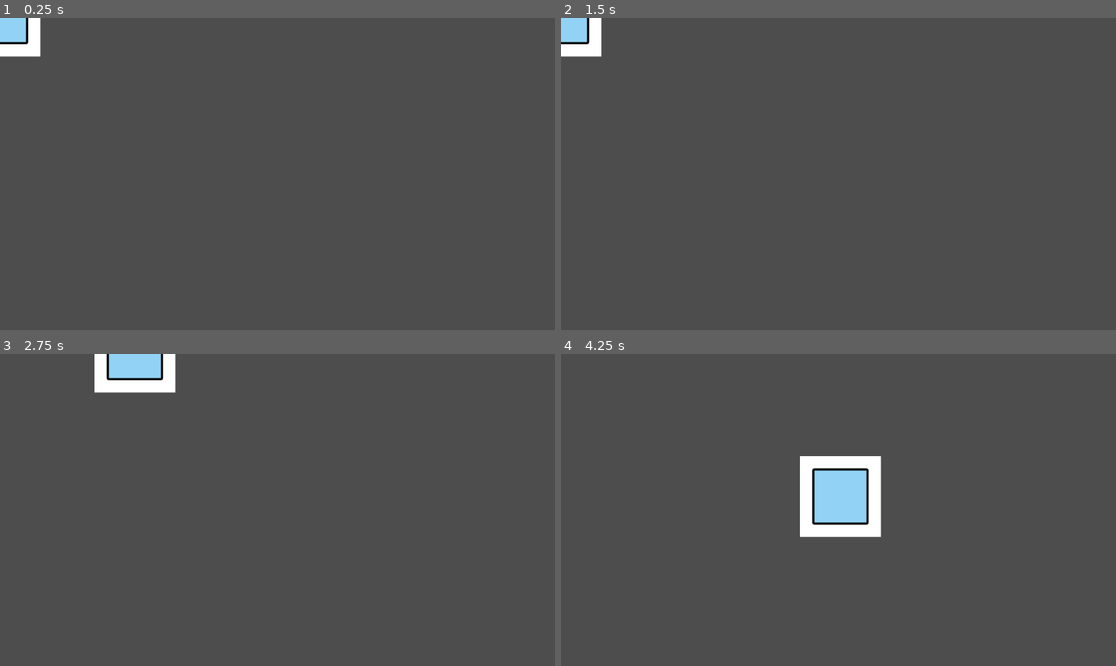
Above: before the commit, frames 1-4 (two rows, left to right).
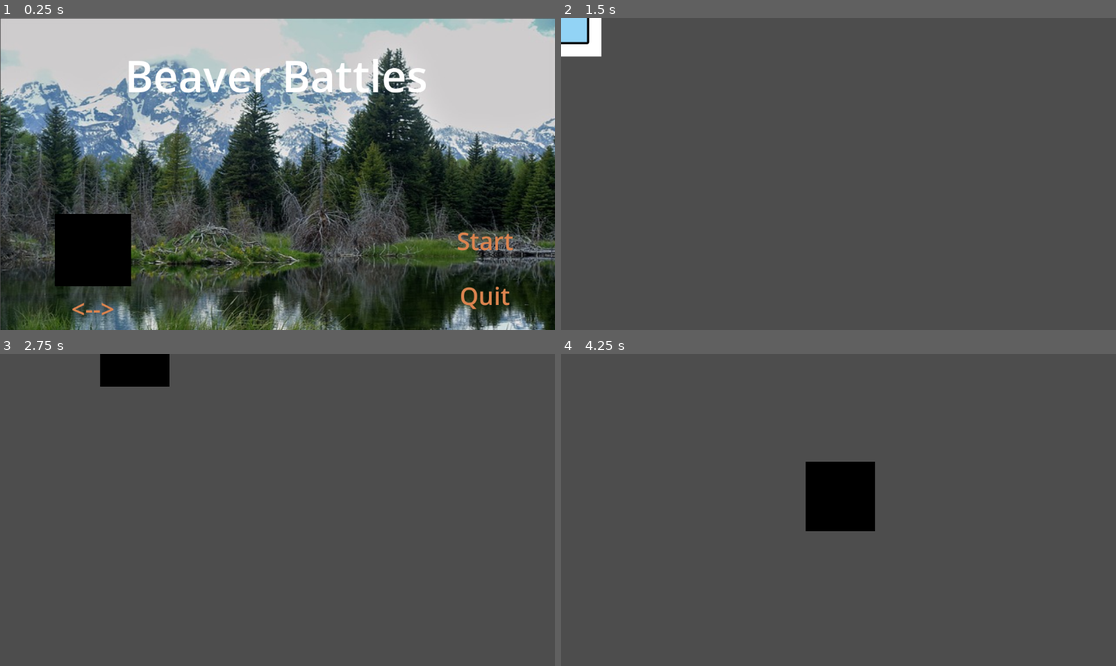
Above: after the commit, the same moments.

Repository: BigWing06/CS3-CapstoneProject
Game: Godot game, scene res://startscreen/start_screen.tscn
Same seed, same stepped clock (60 frames per second), same inputs: the game is played once before the commit and once after it. Before the commit the project starts from res://Viewport/Main.tscn.
Inputs (mouse positions are in pixels of both pictures, inside the frame that each line leads up to):
- Up to frame 1 (0.25 s): no input
- Up to frame 2 (1.5 s): click (655, 308) at 0.5 s, where only the run after the commit has a clickable "<-->"; click (1043, 239) at 1.25 s, where only the run after the commit has a clickable "Start"
- Up to frame 3 (2.75 s): hold D (move_right) from 2.03 s (still down)
- Up to frame 4 (4.25 s): release D (move_right) at 2.78 s; hold S (move_down) 2.78-3.53 s; hold D (move_right) from 3.53 s (still down)

The runs differ from the first frame. In frame 1, 85% of the frame differs, in the area x 0-100%, y 0-100%; in frame 2, nothing differs; in frame 3, 1.7%; in frame 4, 3.6%.

Commit message:
added start screen layout

Diff:
--- a/Player/Player.gd
+++ b/Player/Player.gd
@@ -3,12 +3,10 @@
 @export var speed = 400
 var screen_size
 
-# Called when the node enters the scene tree for the first time.
 func _ready():
 	screen_size = get_viewport_rect().size
 
 
-# Called every frame. 'delta' is the elapsed time since the previous frame.
 func _process(delta):
 	var velocity = Vector2.ZERO
 	if Input.is_action_pressed("move_left"):
--- a/Player/Player.tscn
+++ b/Player/Player.tscn
@@ -1,7 +1,8 @@
-[gd_scene load_steps=4 format=3 uid="uid://uysewo71bcap"]
+[gd_scene load_steps=5 format=3 uid="uid://uysewo71bcap"]
 
 [ext_resource type="Script" path="res://Player/Player.gd" id="1_yvjui"]
 [ext_resource type="Texture2D" uid="uid://1yx5qdqunywd" path="res://Player/square.png" id="2_mrcb6"]
+[ext_resource type="Script" path="res://Player/square.gd" id="3_jvefe"]
 
 [sub_resource type="RectangleShape2D" id="RectangleShape2D_0ro8j"]
 size = Vector2(224, 225.5)
@@ -13,6 +14,7 @@
 position = Vector2(0, -4)
 scale = Vector2(0.75, 0.75)
 texture = ExtResource("2_mrcb6")
+script = ExtResource("3_jvefe")
 
 [node name="Square Collision" type="CollisionShape2D" parent="."]
 scale = Vector2(0.75, 0.75)
--- /dev/null
+++ b/Player/square.gd
@@ -0,0 +1,10 @@
+extends Sprite2D
+
+var screen_texture = preload("res://Player/screen.png")
+var square_texture = preload("res://Player/square.png")
+
+func _process(delta):
+		if texture == square_texture:
+			texture = screen_texture
+		else:
+			texture = square_texture
--- a/World/world.tscn
+++ b/World/world.tscn
@@ -1,21 +1,8 @@
-[gd_scene load_steps=4 format=3 uid="uid://dbcpk0a8t4ern"]
+[gd_scene load_steps=2 format=3 uid="uid://dbcpk0a8t4ern"]
 
-[ext_resource type="Script" path="res://Player/Player.gd" id="1_jrc2e"]
-[ext_resource type="Texture2D" uid="uid://1yx5qdqunywd" path="res://Player/square.png" id="2_2n0jd"]
-
-[sub_resource type="RectangleShape2D" id="RectangleShape2D_0ro8j"]
-size = Vector2(224, 225.5)
+[ext_resource type="PackedScene" uid="uid://uysewo71bcap" path="res://Player/player.tscn" id="1_r70ye"]
 
 [node name="World" type="Node2D"]
 
-[node name="Player" type="Area2D" parent="."]
-script = ExtResource("1_jrc2e")
-
-[node name="Square" type="Sprite2D" parent="Player"]
-position = Vector2(0, -4)
-scale = Vector2(0.75, 0.75)
-texture = ExtResource("2_2n0jd")
-
-[node name="Square Collision" type="CollisionShape2D" parent="Player"]
-scale = Vector2(0.75, 0.75)
-shape = SubResource("RectangleShape2D_0ro8j")
+[node name="Player" parent="." instance=ExtResource("1_r70ye")]
+position = Vector2(1, 0)
--- a/project.godot
+++ b/project.godot
@@ -11,7 +11,7 @@
 [application]
 
 config/name="Beaver Battles"
-run/main_scene="res://Viewport/Main.tscn"
+run/main_scene="res://startscreen/start_screen.tscn"
 config/features=PackedStringArray("4.3", "Forward Plus")
 config/icon="res://icon.svg"
 
@@ -41,3 +41,8 @@
 "events": [Object(InputEventKey,"resource_local_to_scene":false,"resource_name":"","device":-1,"window_id":0,"alt_press …(192 unchanged characters)…
 ]
 }
+test={
+"deadzone": 0.5,
+"events": [Object(InputEventKey,"resource_local_to_scene":false,"resource_name":"","device":-1,"window_id":0,"alt_pressed":false,"shift_pressed":false,"ctrl_pressed":false,"meta_pressed":false,"pressed":false,"keycode":0,"physical_keycode":49,"key_label":0,"unicode":49,"location":0,"echo":false,"script":null)
+]
+}
--- /dev/null
+++ b/startscreen/button_theme.tres
@@ -0,0 +1,23 @@
+[gd_resource type="Theme" load_steps=5 format=3 uid="uid://c7w5xhvixrmwm"]
+
+[sub_resource type="StyleBoxFlat" id="StyleBoxFlat_w02nr"]
+bg_color = Color(0.6, 0.6, 0.6, 0)
+
+[sub_resource type="StyleBoxFlat" id="StyleBoxFlat_g4mql"]
+bg_color = Color(0.588235, 0.321569, 0.14902, 0)
+
+[sub_resource type="StyleBoxFlat" id="StyleBoxFlat_i1c8m"]
+bg_color = Color(0.247059, 0.121569, 0.0392157, 0)
+
+[sub_resource type="StyleBoxFlat" id="StyleBoxFlat_lw84j"]
+bg_color = Color(0.6, 0.6, 0.6, 0)
+
+[resource]
+resource_name = "Button_Theme"
+Button/colors/font_color = Color(0.863434, 0.5186, 0.309067, 1)
+Button/colors/font_hover_color = Color(0.59816, 0.327616, 0.152661, 1)
+Button/colors/font_pressed_color = Color(0.384436, 0.200547, 0.0807803, 1)
+Button/styles/focus = SubResource("StyleBoxFlat_w02nr")
+Button/styles/hover = SubResource("StyleBoxFlat_g4mql")
+Button/styles/normal = SubResource("StyleBoxFlat_i1c8m")
+Button/styles/pressed = SubResource("StyleBoxFlat_lw84j")
--- /dev/null
+++ b/startscreen/start_screen.gd
@@ -0,0 +1,11 @@
+extends Control
+
+var screen_texture = preload("res://Player/screen.png")
+var square_texture = preload("res://Player/square.png")
+
+func _on_start_button_pressed() -> void:
+	get_tree().change_scene_to_file("res://Player/player.tscn")
+
+
+func _on_end_button_pressed() -> void:
+	get_tree().quit()
--- /dev/null
+++ b/startscreen/start_screen.tscn
@@ -0,0 +1,70 @@
+[gd_scene load_steps=5 format=3 uid="uid://dkiwocbjjv1h7"]
+
+[ext_resource type="Script" path="res://startscreen/start_screen.gd" id="1_d4sq3"]
+[ext_resource type="Texture2D" uid="uid://bc7u4q4s7x5fj" path="res://startscreen/beaver2.jpg" id="2_xfdnv"]
+[ext_resource type="Theme" uid="uid://c7w5xhvixrmwm" path="res://startscreen/button_theme.tres" id="2_yacbi"]
+[ext_resource type="Texture2D" uid="uid://bma835tvg721v" path="res://Player/screen.png" id="4_6ce7g"]
+
+[node name="Start Screen" type="Control"]
+layout_mode = 3
+anchors_preset = 15
+anchor_right = 1.0
+anchor_bottom = 1.0
+offset_bottom = 15.0
+grow_horizontal = 2
+grow_vertical = 2
+script = ExtResource("1_d4sq3")
+
+[node name="Beaver2" type="Sprite2D" parent="."]
+position = Vector2(577.5, 331)
+scale = Vector2(1.80156, 1.5493)
+texture = ExtResource("2_xfdnv")
+
+[node name="StartButton" type="Button" parent="."]
+layout_mode = 0
+offset_left = 902.0
+offset_top = 424.0
+offset_right = 1111.0
+offset_bottom = 502.0
+theme = ExtResource("2_yacbi")
+theme_override_font_sizes/font_size = 50
+text = "Start"
+
+[node name="EndButton" type="Button" parent="."]
+layout_mode = 0
+offset_left = 902.0
+offset_top = 538.0
+offset_right = 1111.0
+offset_bottom = 616.0
+theme = ExtResource("2_yacbi")
+theme_override_font_sizes/font_size = 50
+text = "Quit"
+
+[node name="RichTextLabel" type="RichTextLabel" parent="."]
+layout_mode = 0
+offset_left = 259.0
+offset_top = 57.0
+offset_right = 911.0
+offset_bottom = 191.0
+theme_override_colors/default_color = Color(1, 1, 1, 1)
+theme_override_font_sizes/normal_font_size = 90
+text = "Beaver Battles"
+
+[node name="SwitchButton" type="Button" parent="."]
+layout_mode = 0
+offset_left = 140.0
+offset_top = 569.0
+offset_right = 246.0
+offset_bottom = 638.0
+theme = ExtResource("2_yacbi")
+theme_override_font_sizes/font_size = 50
+text = "<-->"
+
+[node name="Character Viewer" type="Sprite2D" parent="."]
+position = Vector2(193, 482)
+scale = Vector2(0.822917, 0.78125)
+texture = ExtResource("4_6ce7g")
+
+[connection signal="pressed" from="StartButton" to="." method="_on_start_button_pressed"]
+[connection signal="pressed" from="EndButton" to="." method="_on_end_button_pressed"]
+[connection signal="pressed" from="SwitchButton" to="." method="_on_button_pressed"]
Binary file added: Player/screen.png
Not shown, added: Player/screen.png.import
Binary file added: startscreen/beaver2.jpg
Not shown, added: startscreen/beaver2.jpg.import
